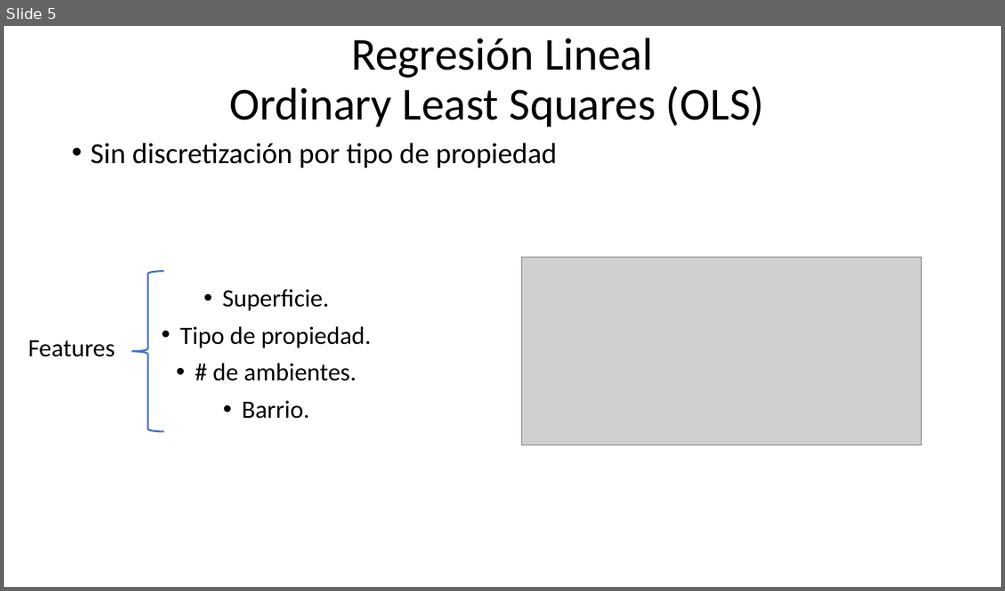
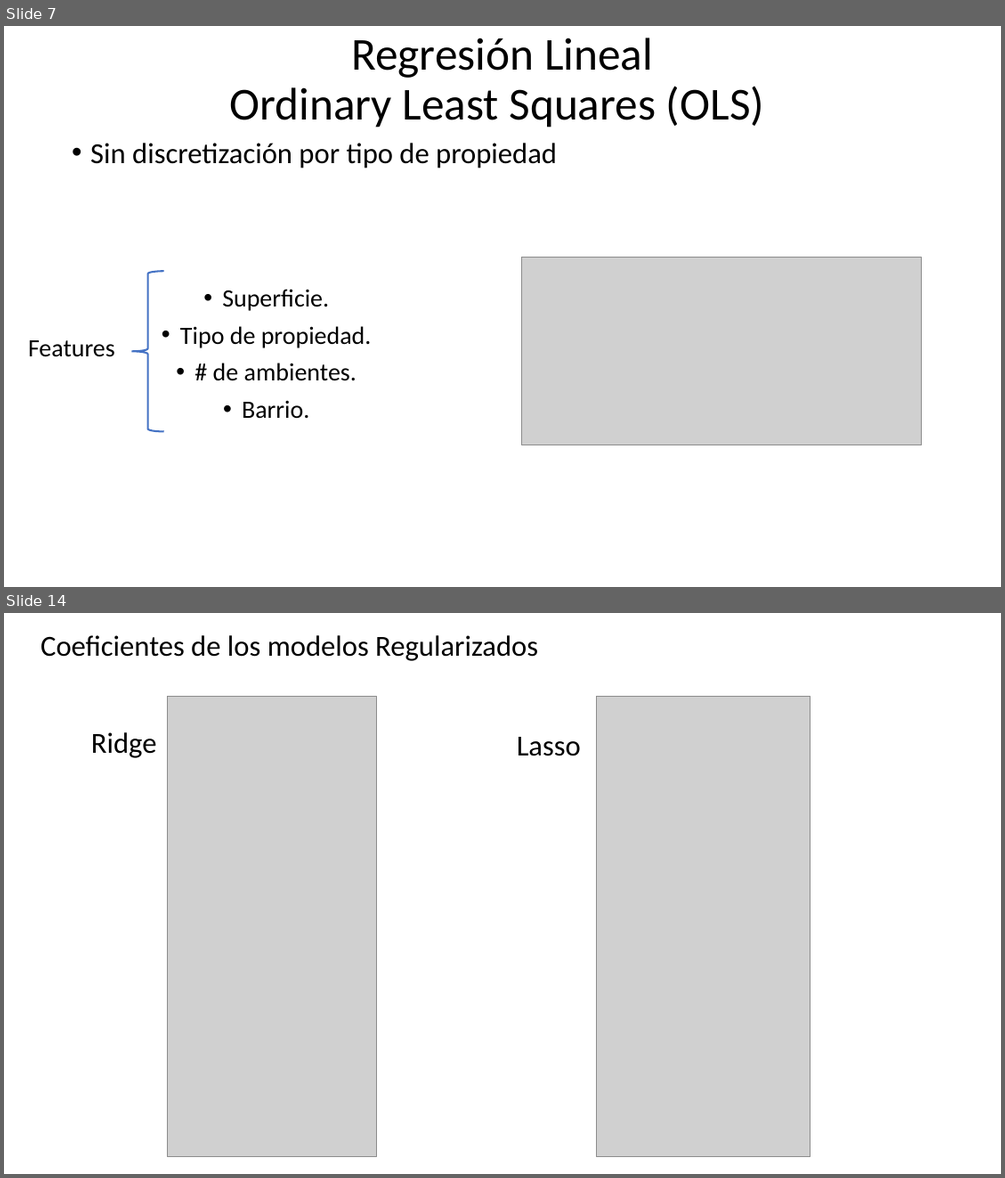
Before and after one commit to asasa293/limpieza_datos, a slide deck: TP2/TP2_GRUPO12.pptx. Shown one above the other, each under a label of ours: slide 5 before the commit, slides 7 and 14 after it; the slides between them are not shown. The pictures are 1005x591 and 1005x1178 pixels, drawn with LibreOffice and Linux fonts; fonts in the diff are those of the drawing; grey boxes stand for pictures. Boxes give left, top, right and bottom in pixels: in the first picture for what was removed or moved away, otherwise in the second. Text is boxed around its words. In the diff, an @@ line names an element or a change of style, - is before the commit and + after.

```diff
--- a/TP2/TP2_GRUPO12.pptx
+++ b/TP2/TP2_GRUPO12.pptx
@@ slide 14 added at [4, 613, 1001, 1174], background #FFFFFF @@
@@ text added at [40, 635, 538, 661], 28 pt, text #000000 @@
+Coeficientes de los modelos Regularizados
@@ picture added at [168, 696, 376, 1157] @@
@@ picture added at [597, 696, 811, 1157] @@
@@ text added at [91, 732, 157, 758], 28 pt, text #000000 @@
+Ridge
@@ text added at [517, 737, 581, 756], 28 pt, text #000000 @@
+Lasso
@@ what was slide 5 is now slide 7 @@
```
Also in this commit, not shown: 1 slide changed, 9 other slides added, 20 slides removed, 2 other files.
